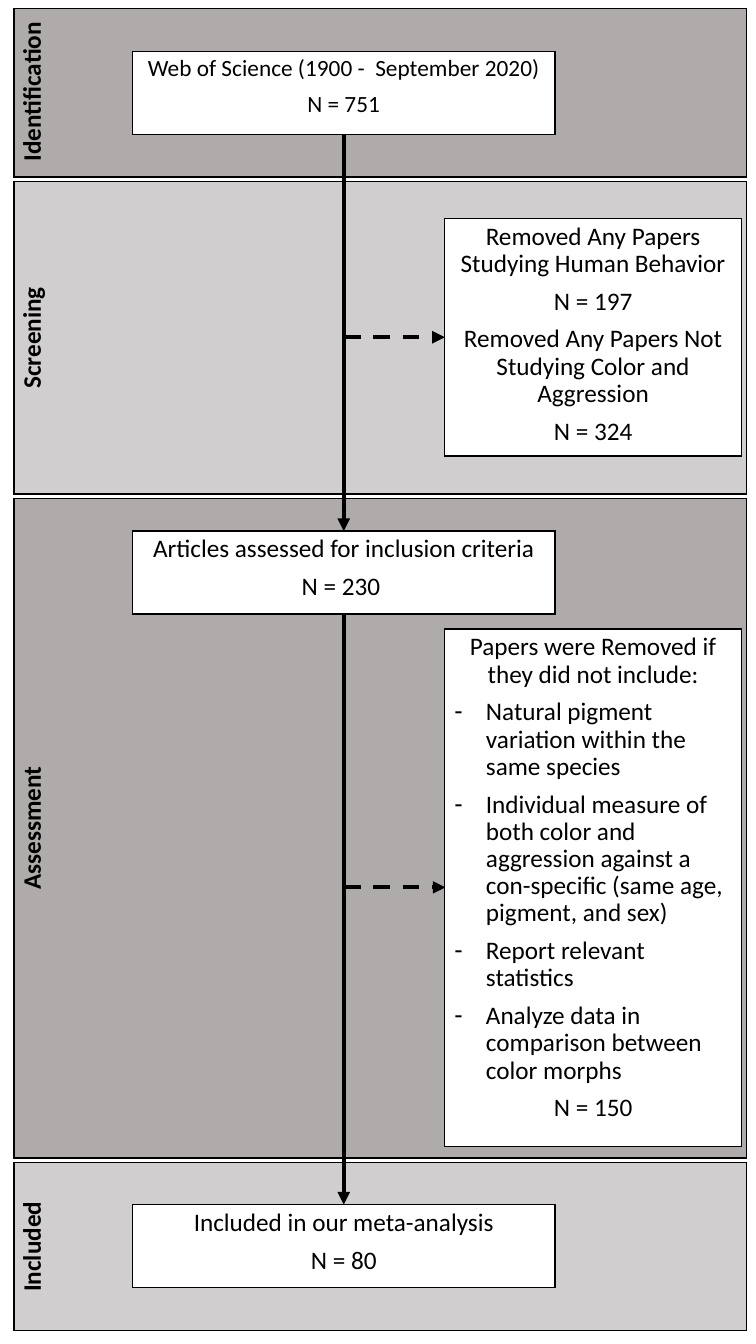
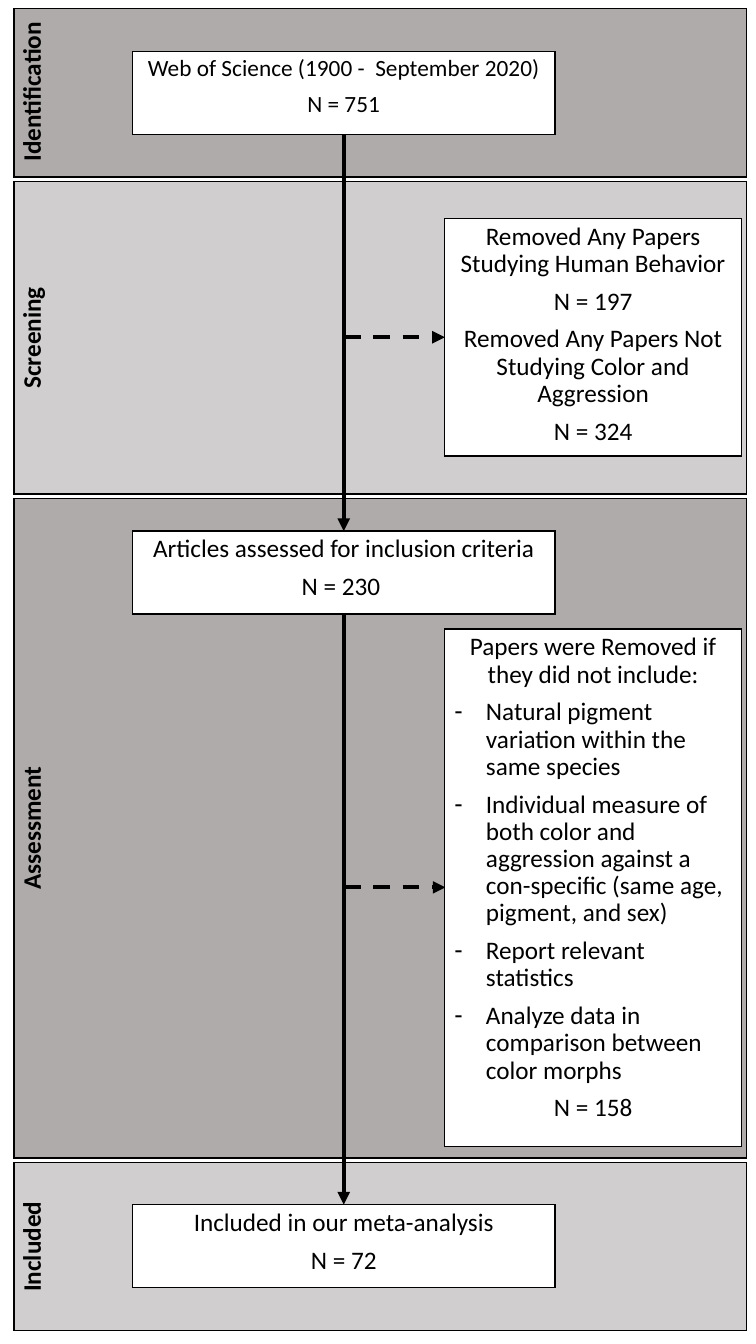
Before and after one commit to sruckman/meta-analysis, a slide deck: slide 1 of R Files/Figures/Figure 1 Flow Diagram.pptx. Drawn at 756x1344 pixels with LibreOffice and Linux fonts; fonts in the diff are those of the drawing. Boxes give left, top, right and bottom in pixels: in the first picture for what was removed or moved away, otherwise in the second. Text is boxed around its words. In the diff, an @@ line names an element or a change of style, - is before the commit and + after.

```diff
--- a/R Files/Figures/Figure 1 Flow Diagram.pptx
+++ b/R Files/Figures/Figure 1 Flow Diagram.pptx
@@ text in rectangle at (554,1098,632,1116): text changed @@
-N = 150
+N = 158
@@ text in rectangle at (311,1252,377,1269): text changed @@
-N = 80
+N = 72
```
Also in this commit, not shown: 45 other files.
